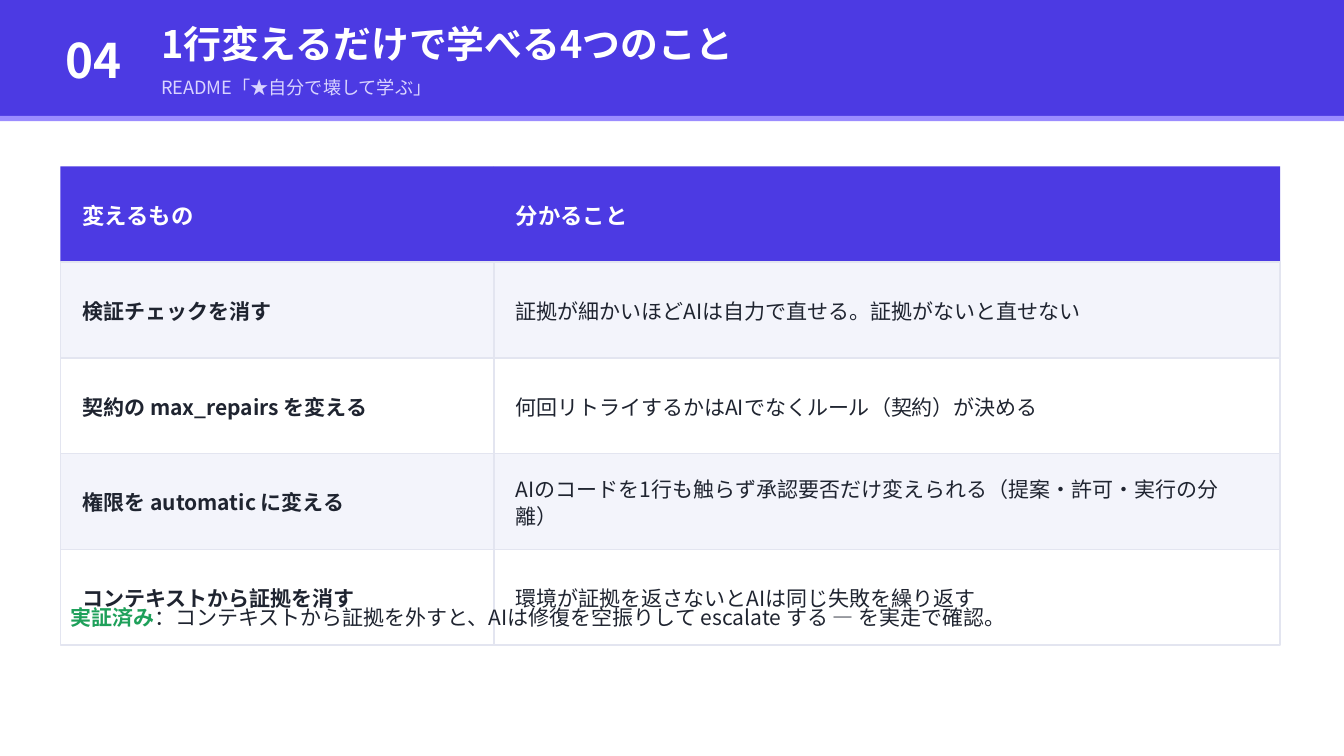
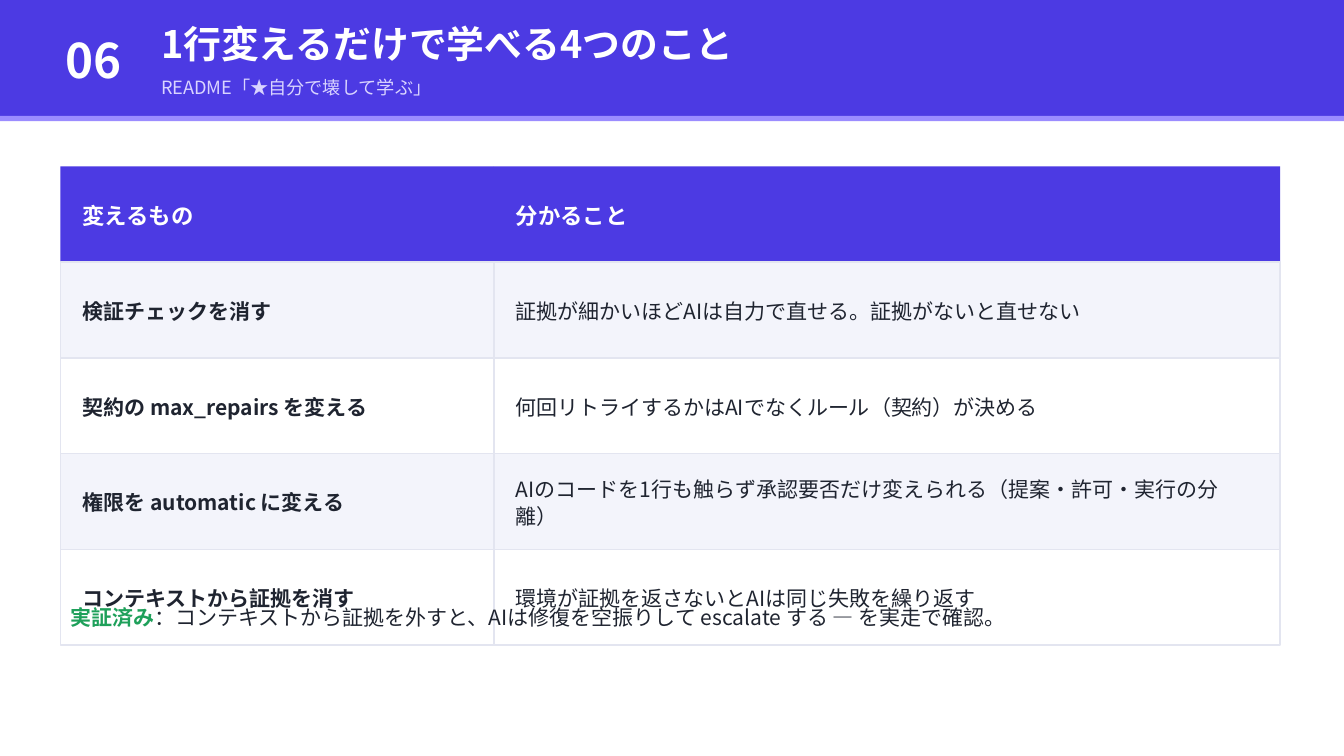
Before and after one commit to hiroshi57/ai-platform-template, a slide deck: slide 7 of agent-harness/docs/harness-engineering.pptx (slide 5 before the commit). Drawn at 1344x756 pixels with LibreOffice and Linux fonts; fonts in the diff are those of the drawing. Boxes give left, top, right and bottom in pixels: in the first picture for what was removed or moved away, otherwise in the second. Text is boxed around its words. In the diff, an @@ line names an element or a change of style, - is before the commit and + after.

```diff
--- a/agent-harness/docs/harness-engineering.pptx
+++ b/agent-harness/docs/harness-engineering.pptx
@@ text at [65,42,121,79]: text changed @@
-04
+06
```
Also in this commit, not shown: 5 other slides changed, 2 slides added.
